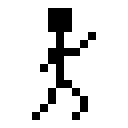
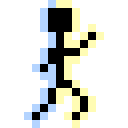
Layered file, before and after one edit (128x128). Changes by layer:
renamed "Layer 13" to "Layer 17", painted on it over [24, 0, 104, 128]
